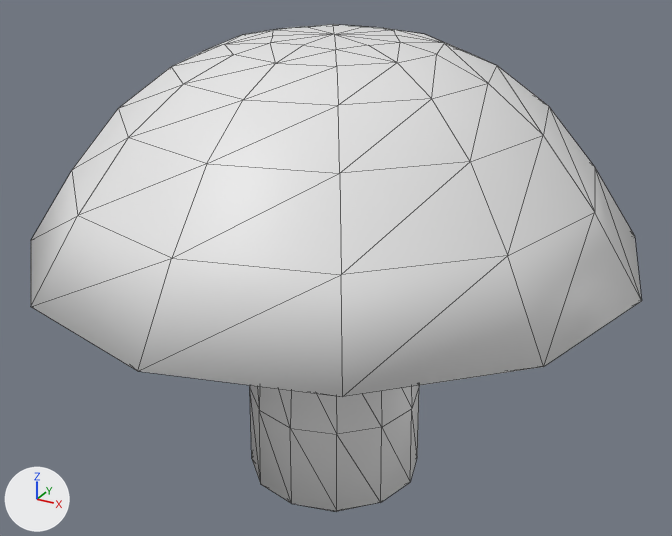
What one commit did to the glTF model assets/blueprints/amanita.glb.
Both versions are drawn from a 50 mm camera at (0.937, -1.696, 1.408) aimed at (-0.001, 0.008, 0.556). Every picture has the same lights, and +X, +Y and +Z are marked at lower left. The older version comes first. Mesh edges are drawn as thin lines.

Before the edit, the objects in view are built like this:
```python
me_cylinder_005 = bpy.data.meshes.new('Cylinder.005')
me_cylinder_005.from_pydata(...)  # 182 vertices, 360 faces; spans x -0.672..0.672, y -0.675..0.675, z -0.001..1.08
ob_amanita = bpy.data.objects.new('amanita', me_cylinder_005)
ob_amanita.location = (0.0, 0.0, 0.0)
```
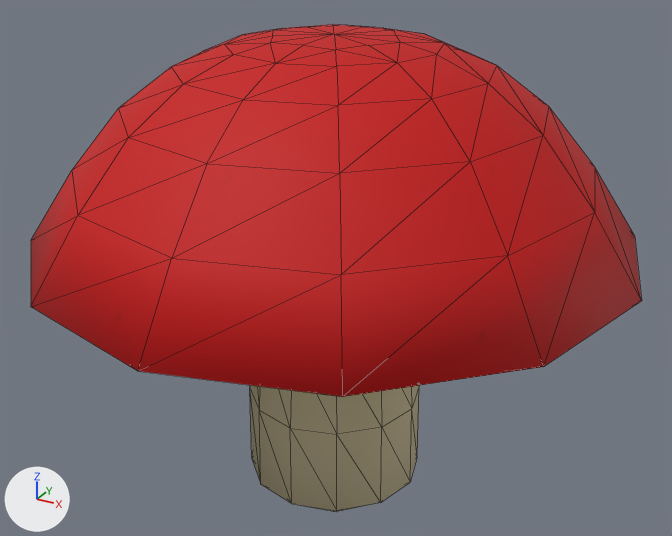
Where the change shows, as pixel boxes (x1, y1, x2, y2) in the pictures (672 x 536 px):
'amanita', recoloured (white to red): (31, 24, 642, 511) in both

The change, as a diff of the scene's bpy script:
```diff
--- a/assets/blueprints/amanita.glb.py
+++ b/assets/blueprints/amanita.glb.py
@@ img_amanita_texture @@
+img_amanita_texture = load_image('amanita_texture', '_unpacked/amanita_texture', 128, 128, 'sRGB')
@@ mat_amanita_texture @@
+mat_amanita_texture = principled_material('amanita_texture')
+mat_amanita_texture.texture = img_amanita_texture
+mat_amanita_texture.roughness = 0.7
@@ me_cylinder_005 @@
 me_cylinder_005.from_pydata(...)  # 182 vertices, 360 faces; spans x -0.672..0.672, y -0.675..0.675, z -0.001..1.08
+me_cylinder_005.materials.append(mat_amanita_texture)  # picture img_amanita_texture
```
